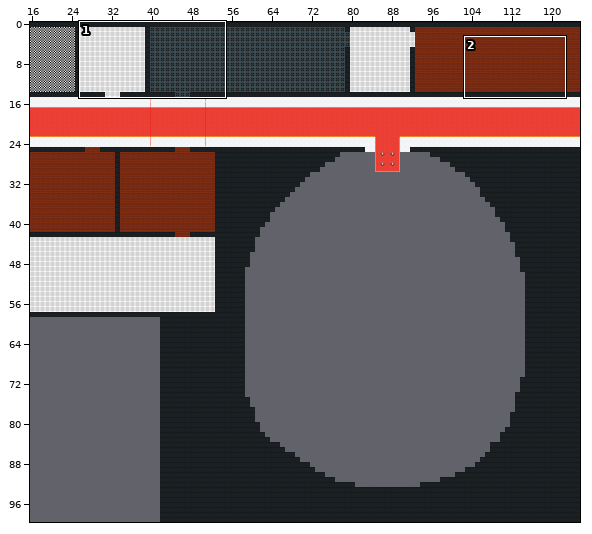
Level history. Tiled map: ressources/map/whitehouse_test.tmx. The picture above shows the old version from afar; the outline marks the close-up.
Close-up. First the earlier version:
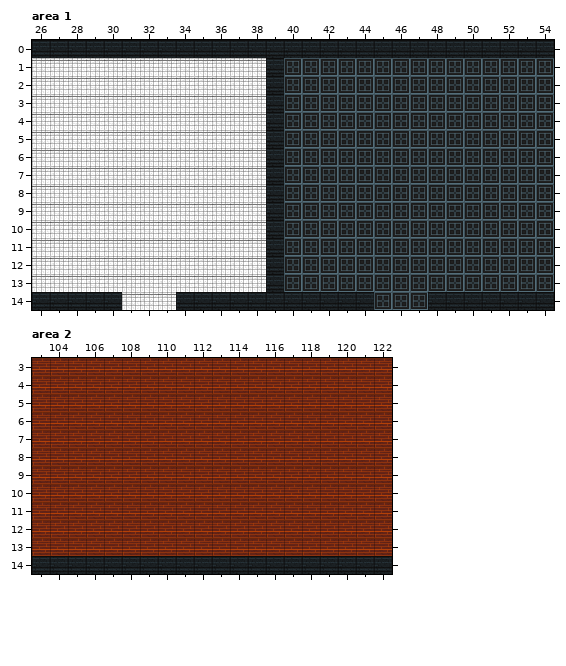
Cells are 32x32 px. Shown: area 1 x 26..54, y 0..14; area 2 x 103..122, y 3..14. The commit also changed other parts of the map, which this record leaves out.
New version:
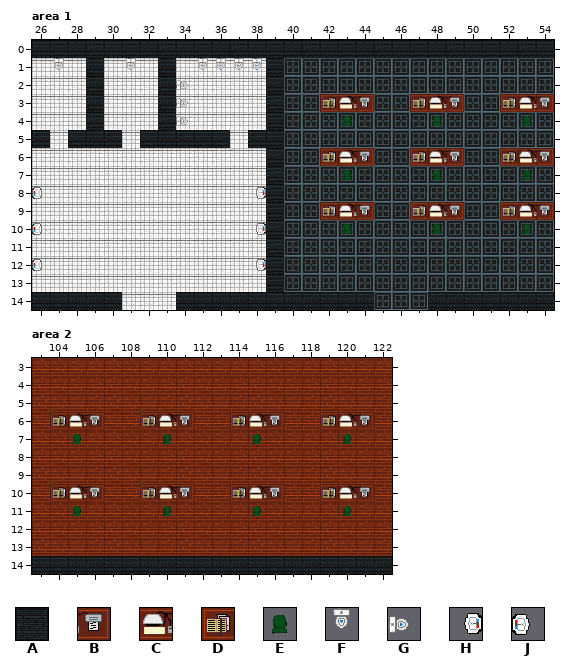
Key: from "floors": A 12; from "items": B 0 turned 180, C 1 turned 180, D 2 turned 180, E 4 turned 180, F 11 turned 180, G 11 turned 90, H 15 turned 270, J 15 turned 90.
_ is an empty cell, . an unchanged one.
The exact change:
--- layer "Decors", area 1
@@ x 26..54 @@
- 1 ._._._._.____................
- 2 ..._...__....................
- 3 ..._...__.......___..___..___
- 4 ..._...__........_...._...._.
- 5 _.___._____._................
- 6 ................___..___..___
- 7 ................._...._...._.
- 8 _..........._................
- 9 ................___..___..___
-10 _..........._...._...._...._.
+ 1 .F.A.F.A.FFFF................
+ 2 ...A...AG....................
+ 3 ...A...AG.......DCB..DCB..DCB
+ 4 ...A...AG........E....E....E.
+ 5 A.AAA.AAAAA.A................
+ 6 ................DCB..DCB..DCB
+ 7 .................E....E....E.
+ 8 J...........H................
+ 9 ................DCB..DCB..DCB
+10 J...........H....E....E....E.
@@ x 26..38 @@
-12 _..........._
+12 J...........H
--- layer "Decors", area 2
@@ x 104..121 @@
- 6 ___..___..___..___
- 7 ._...._...._...._.
+ 6 DCB..DCB..DCB..DCB
+ 7 .E....E....E....E.
@@ x 104..121 @@
-10 ___..___..___..___
-11 ._...._...._...._.
+10 DCB..DCB..DCB..DCB
+11 .E....E....E....E.
